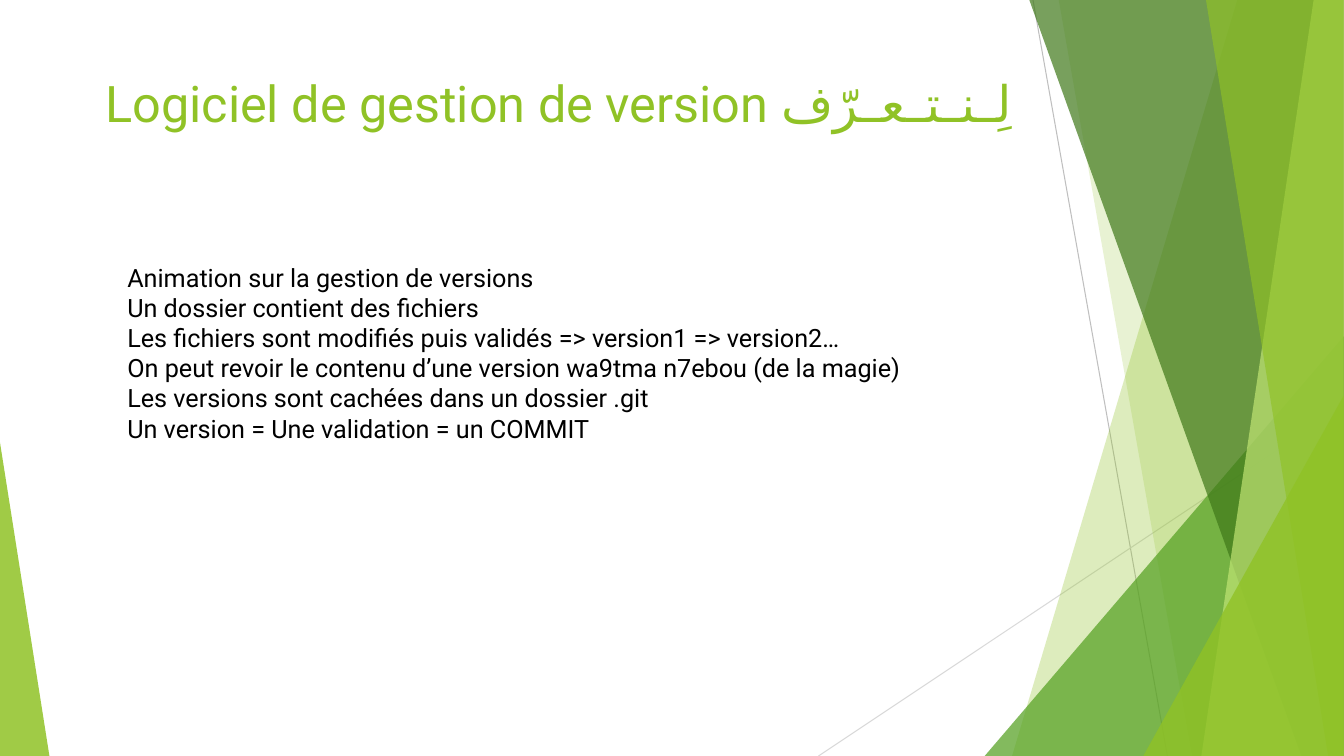
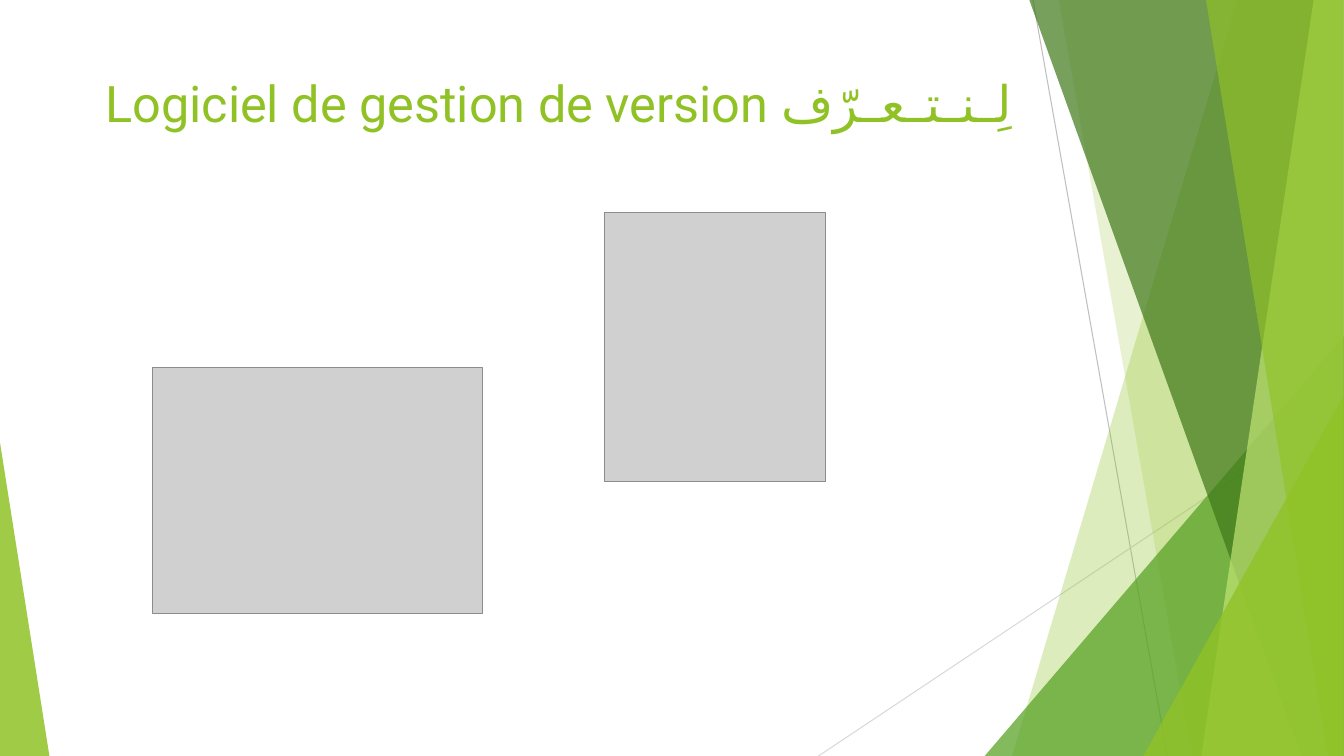
Before and after one commit to MeriemSelmi/GitSlides, a slide deck: slide 4 of Git Meriem.pptm. Drawn at 1344x756 pixels with LibreOffice and Linux fonts; fonts in the diff are those of the drawing; grey boxes stand for pictures. Boxes give left, top, right and bottom in pixels: in the first picture for what was removed or moved away, otherwise in the second. Text is boxed around its words. In the diff, an @@ line names an element or a change of style, - is before the commit and + after.

```diff
--- a/Git Meriem.pptm
+++ b/Git Meriem.pptm
@@ picture added at (x1=605, y1=213, x2=826, y2=481) @@
@@ text removed at (x1=127, y1=268, x2=900, y2=439) @@
-Animation sur la gestion de versions
-Un dossier contient des fichiers
-Les fichiers sont modifiés puis validés => version1 => version2…
-On peut revoir le contenu d’une version wa9tma n7ebou (de la magie)
-Les versions sont cachées dans un dossier .git
-Un version = Une validation = un COMMIT
@@ picture added at (x1=153, y1=367, x2=483, y2=614) @@
```
Also in this commit, not shown: 1 other slide changed, 4 slides added, 10 other files.
